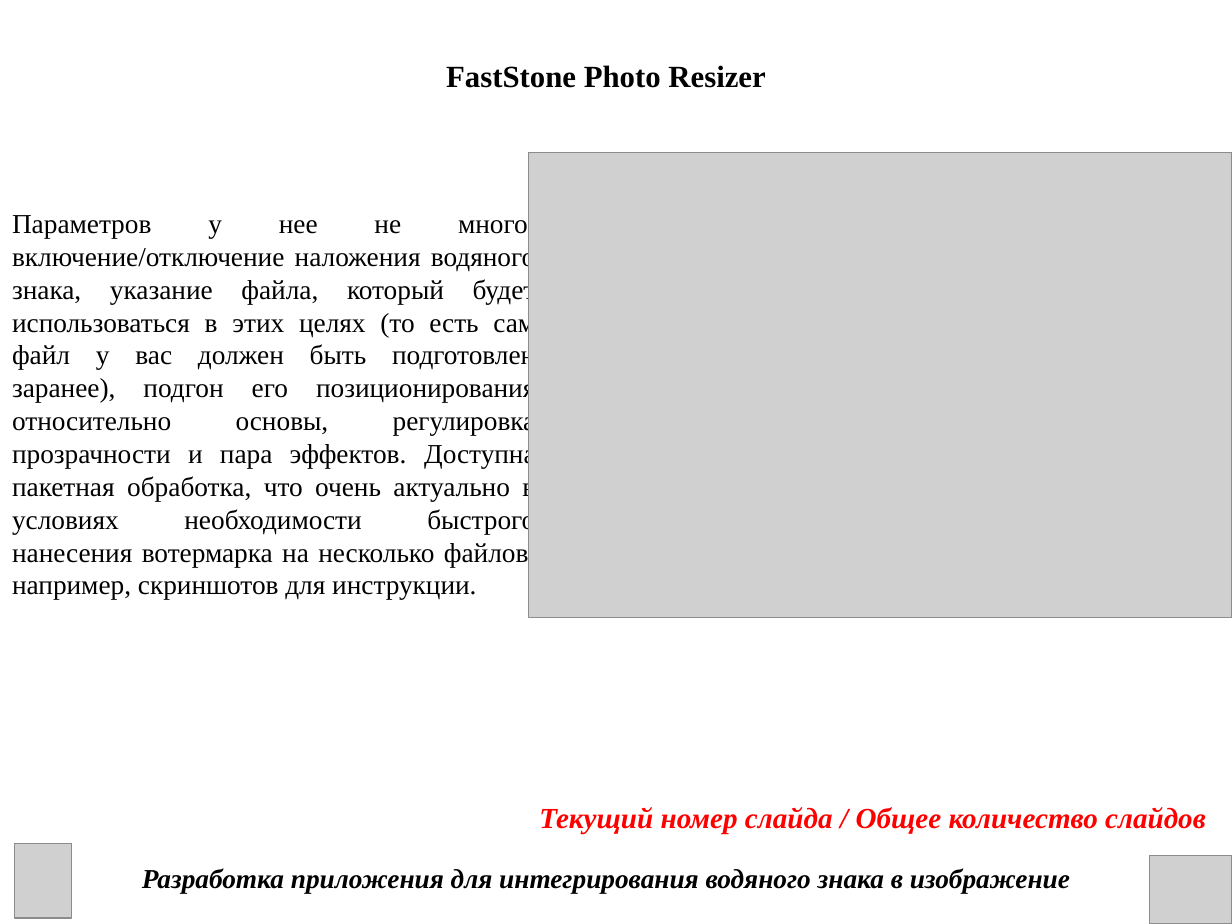
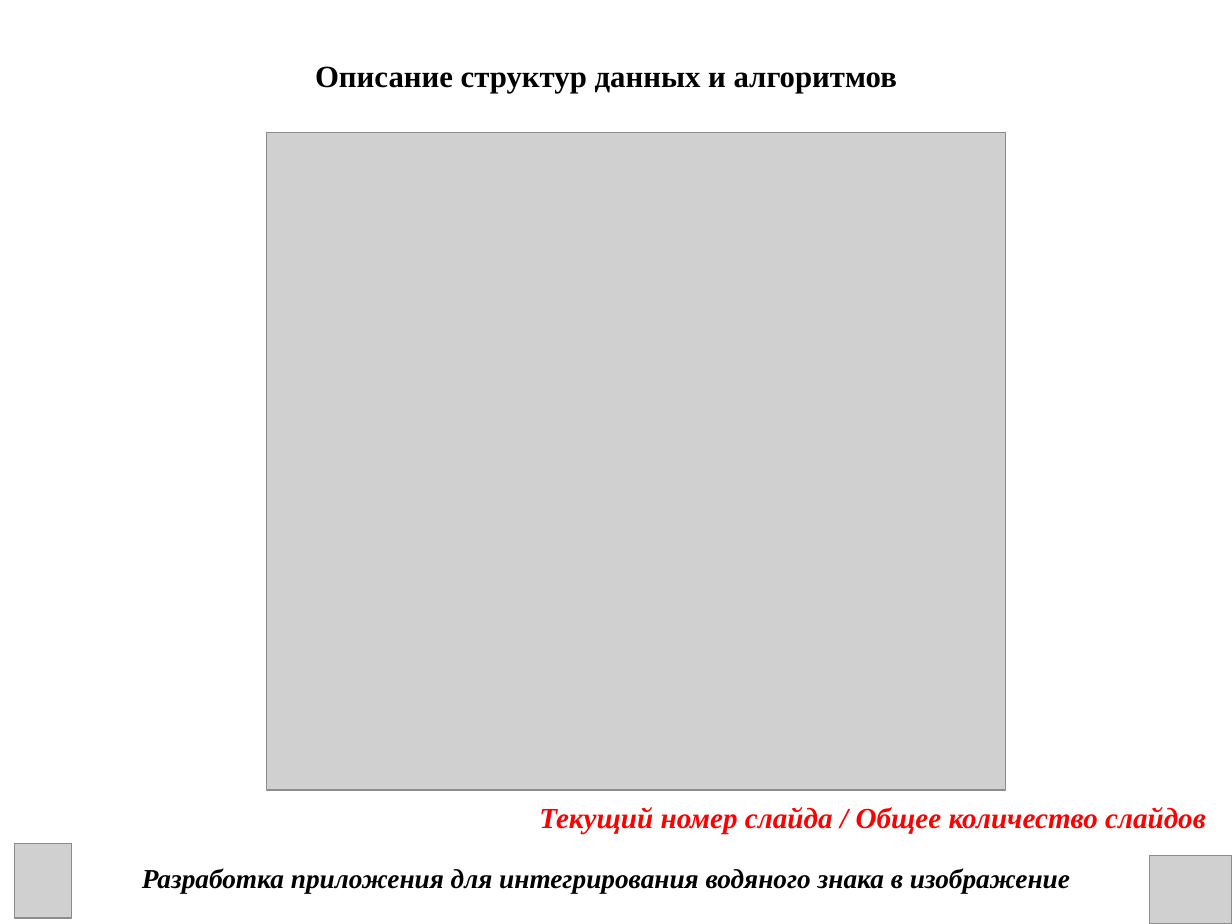
Before and after one commit to DanChoys1/DanChoys, a slide deck: slide 16 of КП презентация.ppt (slide 3 before the commit). Drawn at 1232x924 pixels with LibreOffice and Linux fonts; fonts in the diff are those of the drawing; grey boxes stand for pictures. Boxes give left, top, right and bottom in pixels: in the first picture for what was removed or moved away, otherwise in the second. Text is boxed around its words. In the diff, an @@ line names an element or a change of style, - is before the commit and + after.

```diff
--- a/КП презентация.ppt
+++ b/КП презентация.ppt
@@ text at bbox=[315, 66, 897, 93]: text changed @@
-FastStone Photo Resizer
+Описание структур данных и алгоритмов
@@ picture: place and size @@
-picture at bbox=[529, 153, 1232, 617]
+picture at bbox=[266, 133, 1005, 791]
@@ text removed at bbox=[12, 212, 536, 599] @@
-Параметров у нее не много: включение/отключение наложения водяного знака, указание файла, который будет использоваться в этих целях (то есть сам файл у вас должен быть подготовлен заранее), подгон его позиционирования относительно основы, регулировка прозрачности и пара эффектов. Доступна пакетная обработка, что очень актуально в условиях необходимости быстрого нанесения вотермарка на несколько файлов, например, скриншотов для инструкции.
```
Also in this commit, not shown: 7 other slides changed, 12 slides added, 2 other files.
